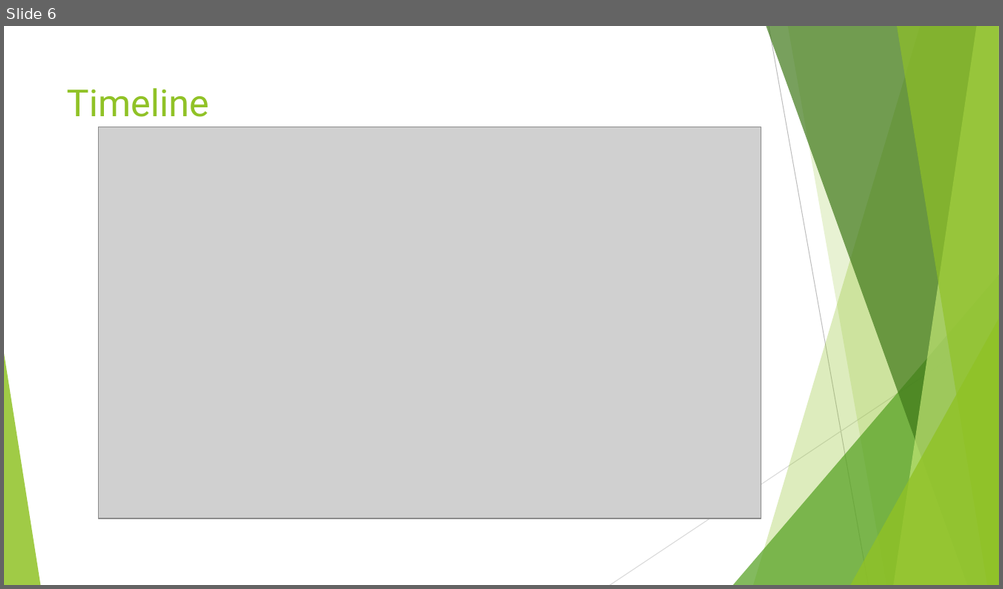
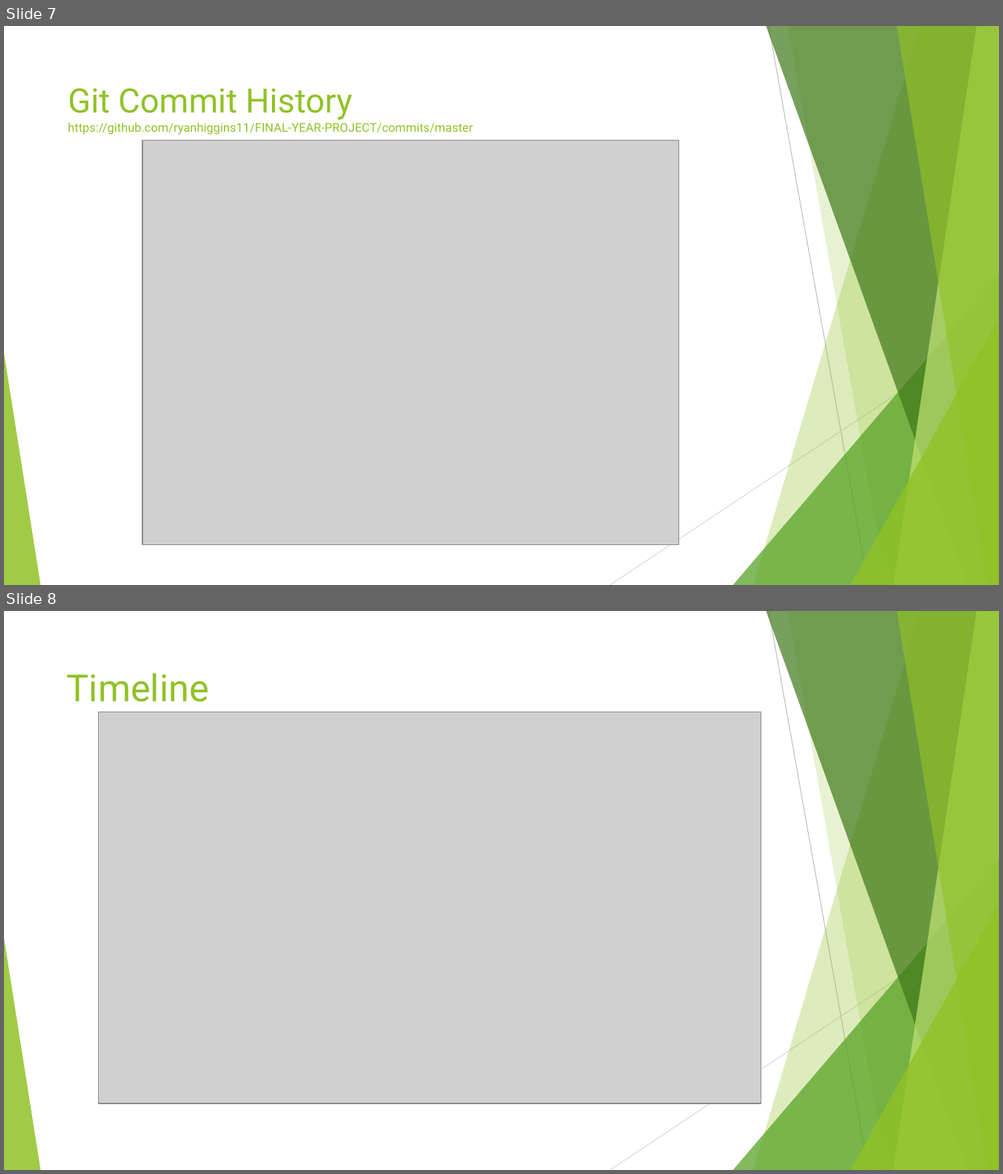
Before and after one commit to ryanhiggins11/FINAL-YEAR-PROJECT, a slide deck: Paperwork/Presentation of App.pptx. Shown one above the other, each under a label of ours: slide 6 before the commit, slides 7 and 8 after it. The pictures are 1003x589 and 1003x1174 pixels, drawn with LibreOffice and Linux fonts; fonts in the diff are those of the drawing; grey boxes stand for pictures. Boxes give left, top, right and bottom in pixels: in the first picture for what was removed or moved away, otherwise in the second. Text is boxed around its words. In the diff, an @@ line names an element or a change of style, - is before the commit and + after.

```diff
--- a/Paperwork/Presentation of App.pptx
+++ b/Paperwork/Presentation of App.pptx
@@ slide 7 added at [4, 26, 999, 585], background #FFFFFF; not listed: 10 template elements that a slide beside it also shows @@
@@ title added at [68, 88, 472, 135], 11.7 pt, text #90C226 @@
+Git Commit History
+https://github.com/ryanhiggins11/FINAL-YEAR-PROJECT/commits/master
@@ picture added at [143, 140, 679, 545] @@
@@ what was slide 6 is now slide 8 @@
```
Also in this commit, not shown: 1 slide changed, 1 other slide added.
